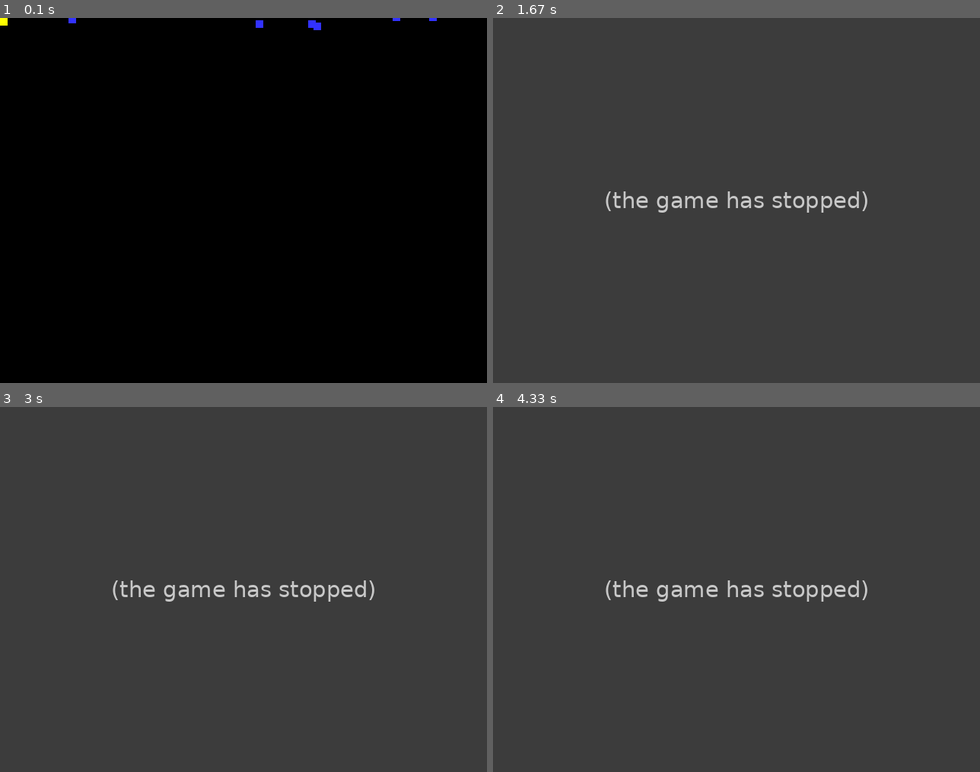
Above: before the commit, frames 1-4 (two rows, left to right).
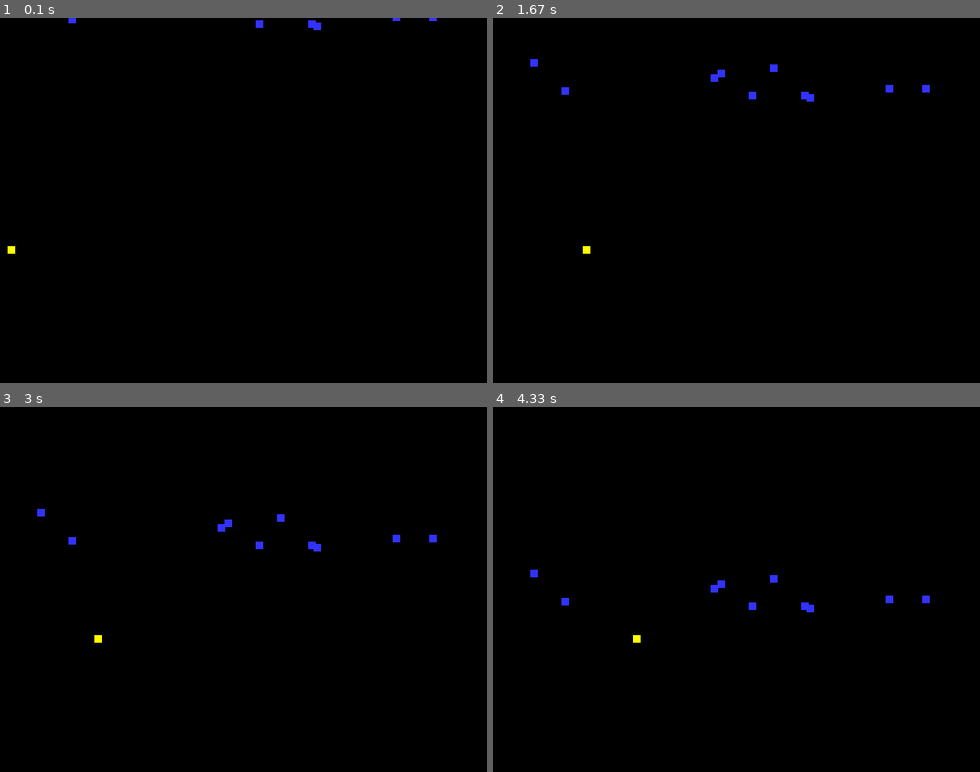
Above: after the commit, the same moments.

Repository: JavierRT7/RamosTurnes-classwork
Game: pygame game, started from pyGame/Space Invaders/Invaders.py
Same seed, same stepped clock (60 frames per second), same inputs: the game is played once before the commit and once after it.
Inputs:
- Up to frame 1 (0.1 s): no input
- Up to frame 2 (1.67 s): hold Right 0.33-0.8 s; hold Right 0.83-1.3 s; hold Left from 1.33 s (still down)
- Up to frame 3 (3 s): release Left at 1.87 s; hold Left 1.9-2.3 s; hold Right 2.33-2.97 s
- Up to frame 4 (4.33 s): hold Left 3-3.47 s; hold Right 3.5-3.97 s; hold Right from 4 s (still down)

The runs differ from the first frame. In frame 1, less than 0.1% of the frame differs, in the area x 0-4%, y 0-65%; in frame 2, 100%, in the area x 0-100%, y 0-100%; in frame 3, 100%; in frame 4, 100%.
Error before the commit: AttributeError: 'Player' object has no attribute 'player_set_speed' (Invaders.py line 91); the game stopped at 0.33 s (later frames are placeholders)

Commit message:
Update Invaders.py

Diff:
--- a/pyGame/Space Invaders/Invaders.py
+++ b/pyGame/Space Invaders/Invaders.py
@@ -48,13 +48,15 @@
     self.image.fill(color)
     # Set the position of the sprite
     self.rect = self.image.get_rect()
+    self.rect.x = 10
+    self.rect.y = 300
     ### SRC - I'm not sure what the line below was trying to do...
     ##self.rect = (300, size[0] - height)
   #End Procedure
 
 # Class update function - runs for each pass through the game loop
   def update(self):
-    self.rect.y = self.rect.y + self.speed
+    self.rect.x = self.rect.x + self.speed
 #End Class
 
 
@@ -86,12 +88,12 @@
       done = True
     elif event.type == pygame.KEYDOWN: # - a key is down
       if event.key == pygame.K_LEFT: # - if the left key pressed
-        player.player_set_speed(-3) # speed set to -3
+        player.speed = -3 # speed set to -3
       elif event.key == pygame.K_RIGHT: # - if the right key pressed
-        player.player_set_speed(3) # speed set to 3
+        player.speed = 3 # speed set to 3
     elif event.type == pygame.KEYUP: # - a key released
       if event.key == pygame.K_LEFT or event.key == pygame.K_RIGHT:
-        player.player_set_speed(0) # speed set to 0
+        player.speed = 0 # speed set to 0
   #Next event
   # -- Game logic goes after this comment
   all_sprites_group.update()
